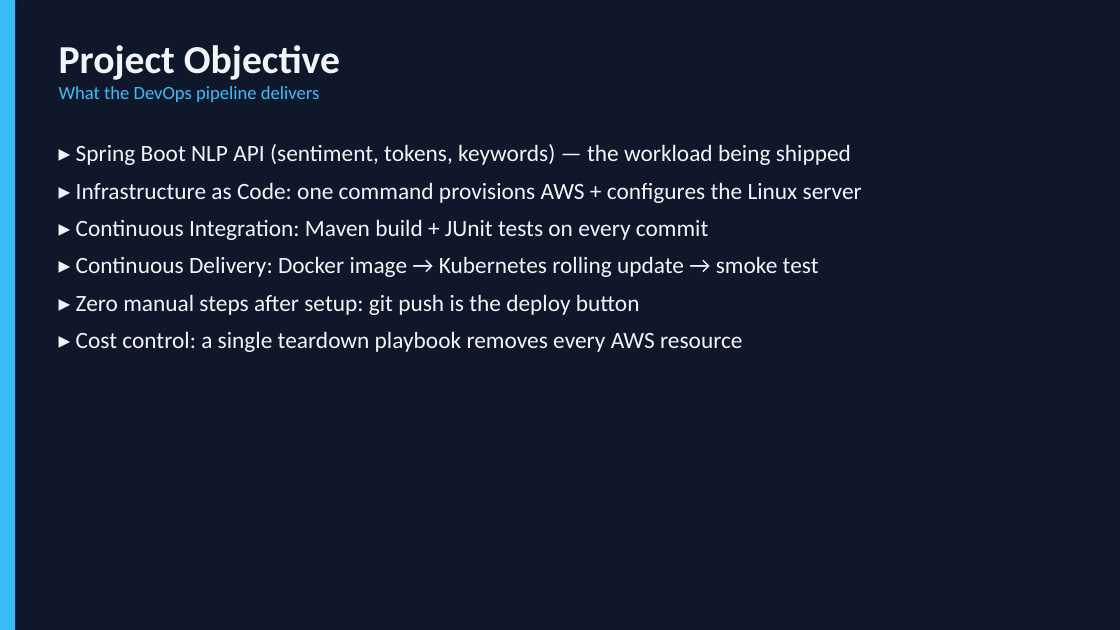
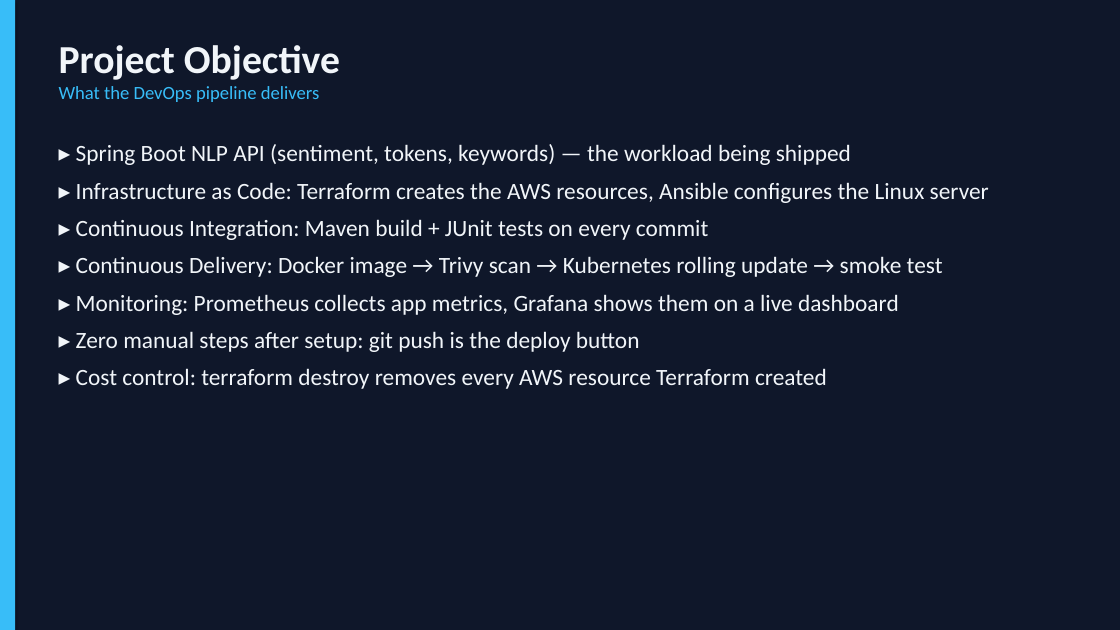
Before and after one commit to chaitanyasai9666/Devops-project, a slide deck: slide 2 of NLP_API_DevOps_Presentation.pptx. Drawn at 1120x630 pixels with LibreOffice and Linux fonts; fonts in the diff are those of the drawing. Boxes give left, top, right and bottom in pixels: in the first picture for what was removed or moved away, otherwise in the second. Text is boxed around its words. In the diff, an @@ line names an element or a change of style, - is before the commit and + after.

```diff
--- a/NLP_API_DevOps_Presentation.pptx
+++ b/NLP_API_DevOps_Presentation.pptx
@@ text at (76, 182, 989, 203): text changed @@
-▸ Infrastructure as Code: one command provisions AWS + configures the Linux server
+▸ Infrastructure as Code: Terraform creates the AWS resources, Ansible configures the Linux server
@@ text at (76, 256, 943, 315): text changed @@
-▸ Continuous Delivery: Docker image → Kubernetes rolling update → smoke test
+▸ Continuous Delivery: Docker image → Trivy scan → Kubernetes rolling update → smoke test
+▸ Monitoring: Prometheus collects app metrics, Grafana shows them on a live dashboard
@@ text at (76, 368, 827, 389): text changed @@
-▸ Cost control: a single teardown playbook removes every AWS resource
+▸ Cost control: terraform destroy removes every AWS resource Terraform created
```
Also in this commit, not shown: 12 other slides changed, 3 slides added.
